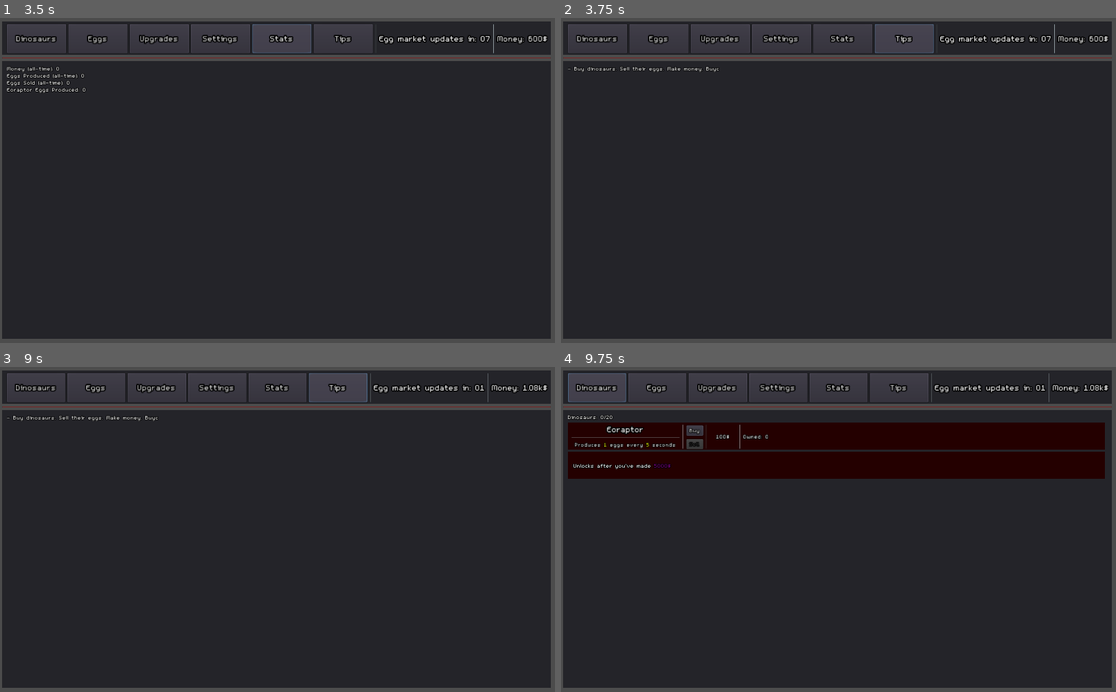
Above: before the commit, frames 1-4 (two rows, left to right).
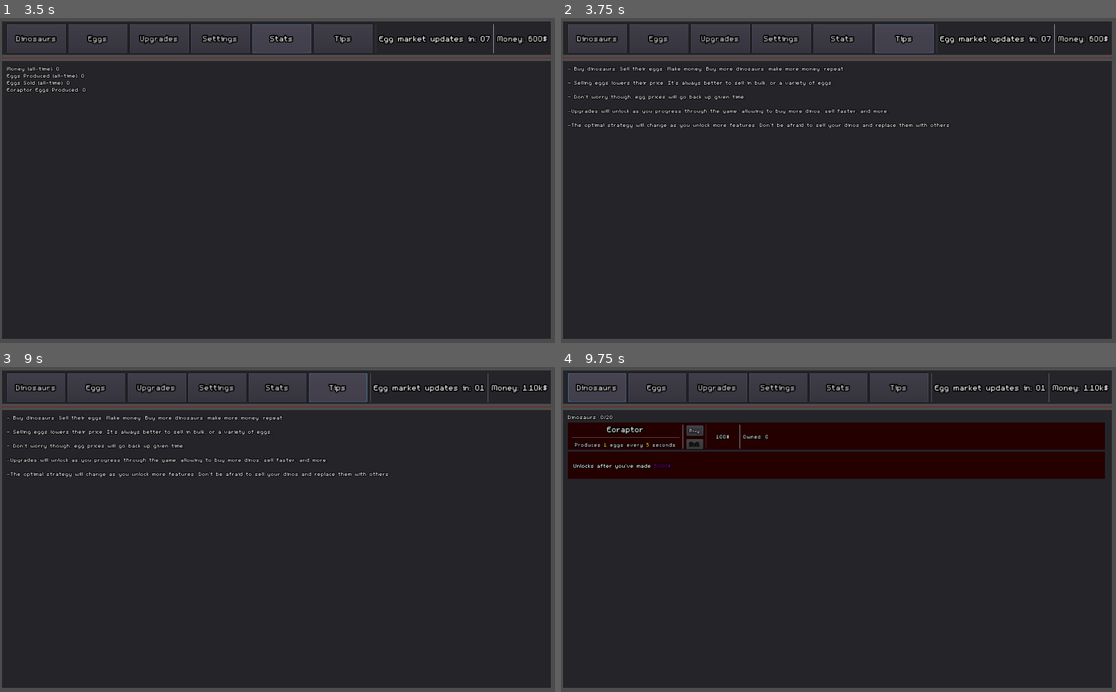
Above: after the commit, the same moments.

Repository: redaloe/dino-farmer
Game: Godot game, scene res://Main.tscn
Two runs of this game, one before a commit and one after it. Both use one fixed random seed, a clock stepped at 60 frames per second and the inputs below.
Inputs:
- Up to frame 1 (3.5 s): click "Dinosaurs" at 0.5 s; click "Eggs" at 1.25 s; click "Upgrades" at 2 s; click "Stats" at 2.75 s
- Up to frame 2 (3.75 s): click "Tips" at 3.5 s
- Up to frame 3 (9 s): click "Dinosaurs" at 4.25 s; click "Buy" at 5 s; click "Sell" at 5.75 s; click "Eggs" at 6.5 s; click "Upgrades" at 7.25 s; click "Stats" at 8 s; click "Tips" at 8.75 s
- Up to frame 4 (9.75 s): click "Dinosaurs" at 9.5 s

Frame 1 is identical in both runs. In frame 2, 1.6% of the frame differs, in the area x 1-70%, y 14-34%; in frame 3, 1.6%, in the area x 1-97%, y 5-34%; in frame 4, less than 0.1%.

Commit message:
selling last dinosaur gives back its full price

Diff:
--- a/DinoPanel.gd
+++ b/DinoPanel.gd
@@ -26,6 +26,10 @@
 		print("zift")
 		queue_free()
 	else:
+		if Game.current_dinos==1:
+			$Panel/HBoxContainer/VBoxContainer2/Sell.hint_tooltip="Gives back 100% of original price"
+		else:
+			$Panel/HBoxContainer/VBoxContainer2/Sell.hint_tooltip="Gives back 75% of original price"
 		amountLabel.text="Owned: "+String(Game.dinos[fname])
 		priceLabel.text=Game.visually_pleasing(Game.dino_prices[fname])
 		if (Game.money<Game.dino_prices[fname]):
@@ -39,7 +43,10 @@
 
 func _on_Sell_pressed():
 	if(Game.dinos[fname]>=1):
-		Game.money+=Game.dino_prices[fname]*0.75
+		if Game.current_dinos==1:
+			Game.money+=Game.dino_prices[fname]/price_coefficient
+		else:
+			Game.money+=Game.dino_prices[fname]*0.75
 		Game.dinos[fname]-=1
 		Game.current_dinos-=1
 		amountLabel.text=String(Game.dinos[fname])
--- a/Main.tscn
+++ b/Main.tscn
@@ -333,8 +333,24 @@
 size_flags_vertical = 3
 theme = SubResource( 3 )
 bbcode_enabled = true
-bbcode_text = "- Buy dinosaurs. Sell their eggs. Make money. Buyc"
-text = "- Buy dinosaurs. Sell their eggs. Make money. Buyc"
+bbcode_text = "- Buy dinosaurs. Sell their eggs. Make money. Buy more dinosaurs. make more money. repeat
+
+- Selling eggs lowers their price. It's always better to sell in bulk, or a variety of eggs.
+
+- Don't worry though, egg prices will go back up given time.
+
+-Upgrades will unlock as you progress through the game, allowing to buy more dinos, sell faster, and more.
+
+-The optimal strategy will change as you unlock more features. Don't be afraid to sell your dinos and replace them with others "
+text = "- Buy dinosaurs. Sell their eggs. Make money. Buy more dinosaurs. make more money. repeat
+
+- Selling eggs lowers their price. It's always better to sell in bulk, or a variety of eggs.
+
+- Don't worry though, egg prices will go back up given time.
+
+-Upgrades will unlock as you progress through the game, allowing to buy more dinos, sell faster, and more.
+
+-The optimal strategy will change as you unlock more features. Don't be afraid to sell your dinos and replace them with others "
 
 [node name="Stats" type="VBoxContainer" parent="MainScreen/MarginContainer2/Panel/VBoxContainer/ScrollContainer"]
 visible = false
